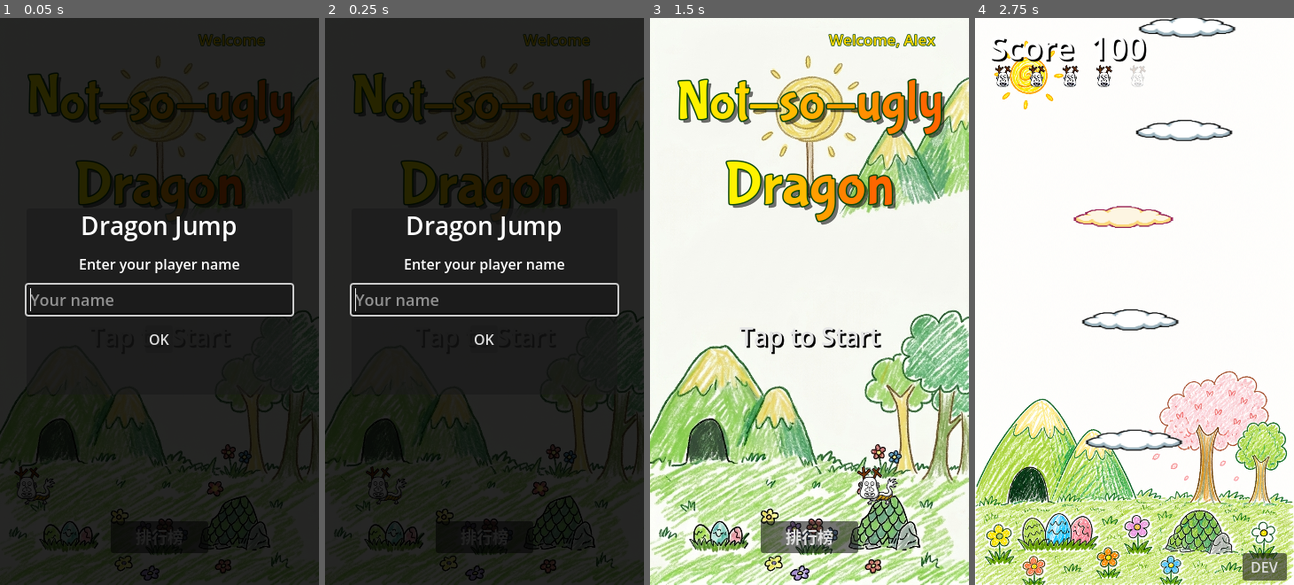
Above: before the commit, frames 1-4 (left to right).
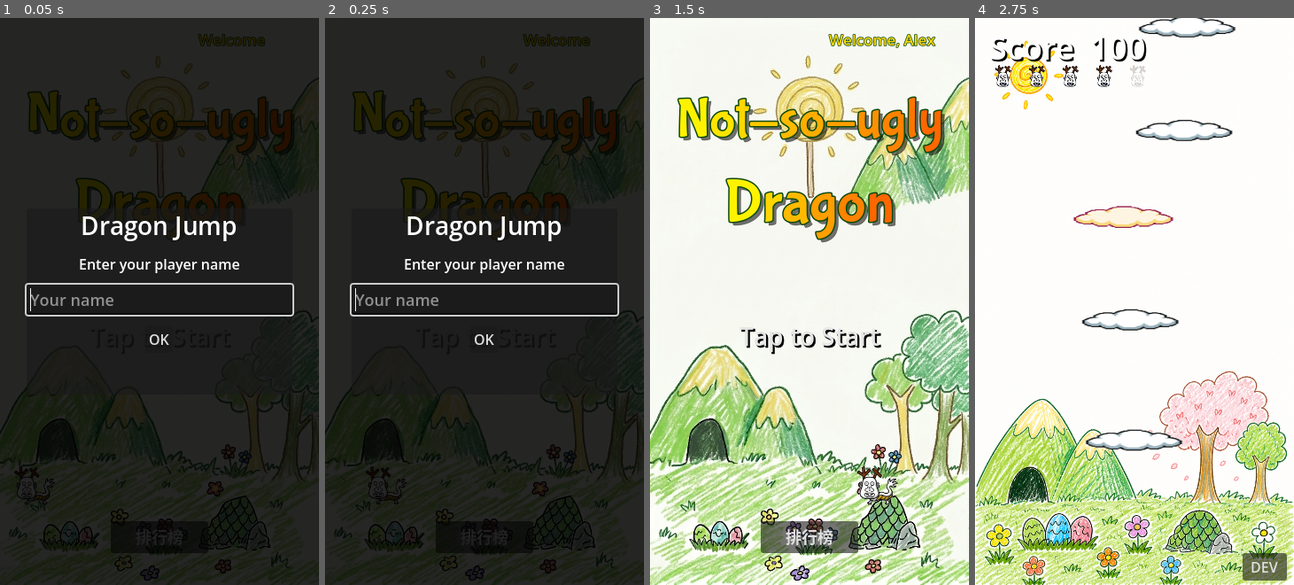
Above: after the commit, the same moments.

Repository: leo70623/Dragon_jump
Game: Godot game, scene res://start_screen.tscn
Two runs of this game, one before a commit and one after it. Both use one fixed random seed, a clock stepped at 60 frames per second and the inputs below.
Inputs (mouse positions are in pixels of both pictures, inside the frame that each line leads up to):
- Up to frame 1 (0.05 s): no input
- Up to frame 2 (0.25 s): no input
- Up to frame 3 (1.5 s): click (809, 301) at 0.52 s; type "Alex" at 0.6 s; click "OK" at 1.25 s
- Up to frame 4 (2.75 s): tap Enter at 2 s; move the mouse to (1204, 273) at 2.02 s; hold Right (ui_right) from 2.03 s (still down); click (1204, 273) at 2.17 s

The runs differ from the first frame. In frame 1, 4.7% of the frame differs, in the area x 8-92%, y 9-34%; in frame 2, 4.7%; in frame 3, 9.6%, in the area x 8-93%, y 10-40%; in frame 4, nothing differs.

Commit message:
fix: move title lower to avoid safe area

Diff:
--- a/start_screen.gd
+++ b/start_screen.gd
@@ -93,8 +93,8 @@
 	if w1 > vp_w * 0.95:
 		fs1 = int(float(fs1) * vp_w * 0.95 / w1)
 		fs2 = int(float(fs2) * vp_w * 0.95 / w1)
-	_add_line(_LINE1, fs1, 60.0, font)
-	_add_line(_LINE2, fs2, 150.0, font)
+	_add_line(_LINE1, fs1, 80.0, font)
+	_add_line(_LINE2, fs2, 170.0, font)
 
 func _add_line(text: String, font_size: int, base_y: float, font: Font) -> void:
 	var vp_w := get_viewport_rect().size.x
